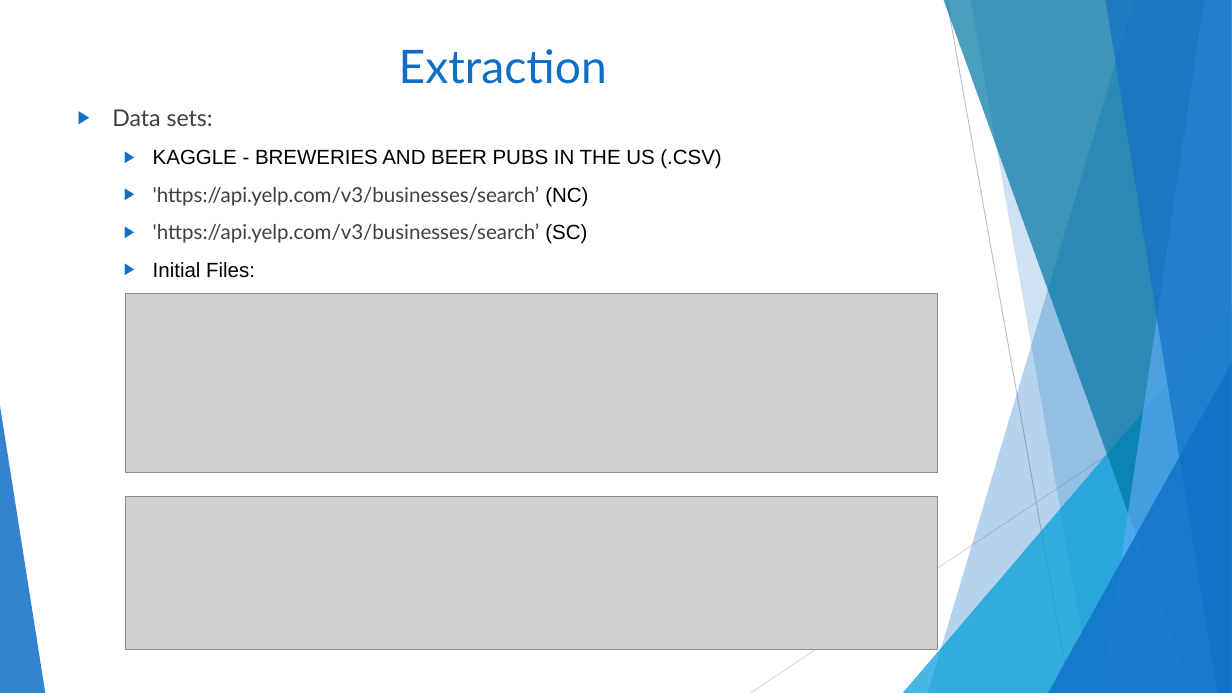
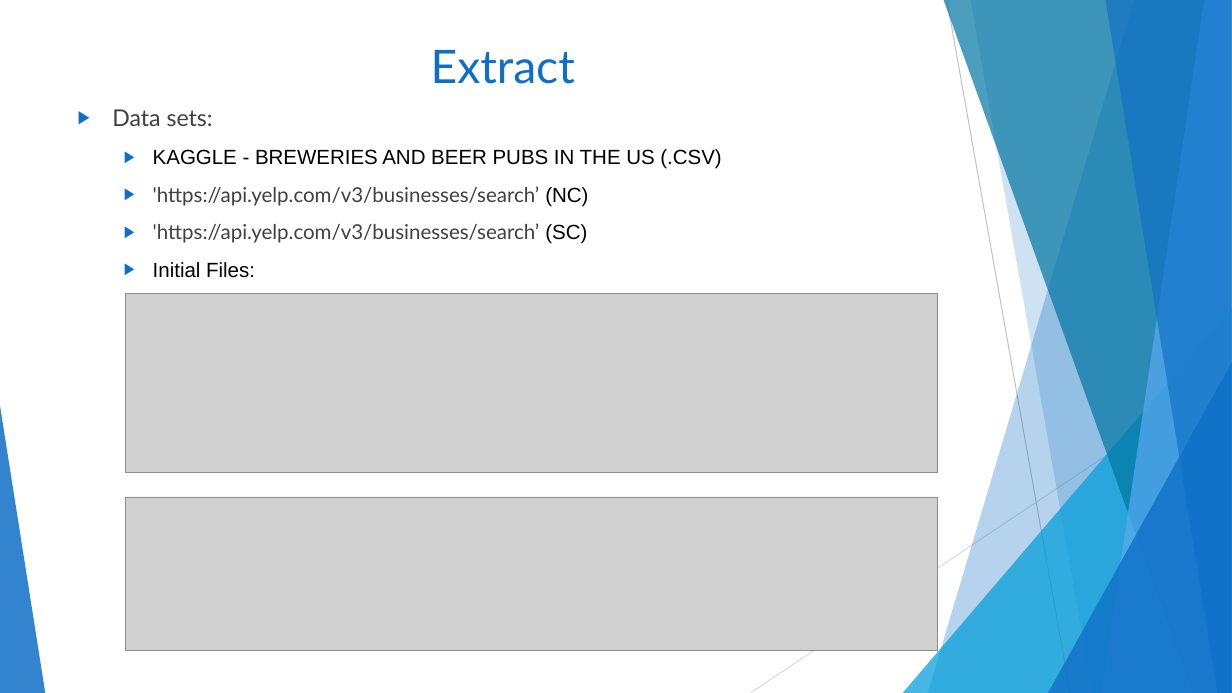
Before and after one commit to melindaeudy/ETL-Project, a slide deck: slide 4 of Carolina Brew Presentation.pptx. Drawn at 1232x693 pixels with LibreOffice and Linux fonts; fonts in the diff are those of the drawing; grey boxes stand for pictures. Boxes give left, top, right and bottom in pixels: in the first picture for what was removed or moved away, otherwise in the second. Text is boxed around its words. In the diff, an @@ line names an element or a change of style, - is before the commit and + after.

```diff
--- a/Carolina Brew Presentation.pptx
+++ b/Carolina Brew Presentation.pptx
@@ title at (x1=431, y1=50, x2=575, y2=84): text changed @@
-Extraction
+Extract
```
Also in this commit, not shown: 8 other slides changed, 1 other file.
